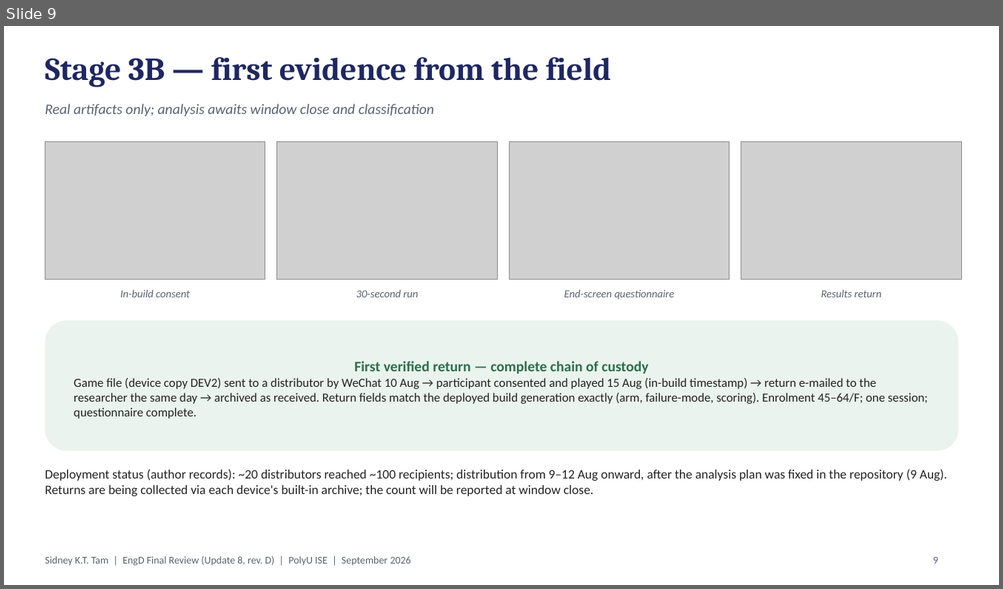
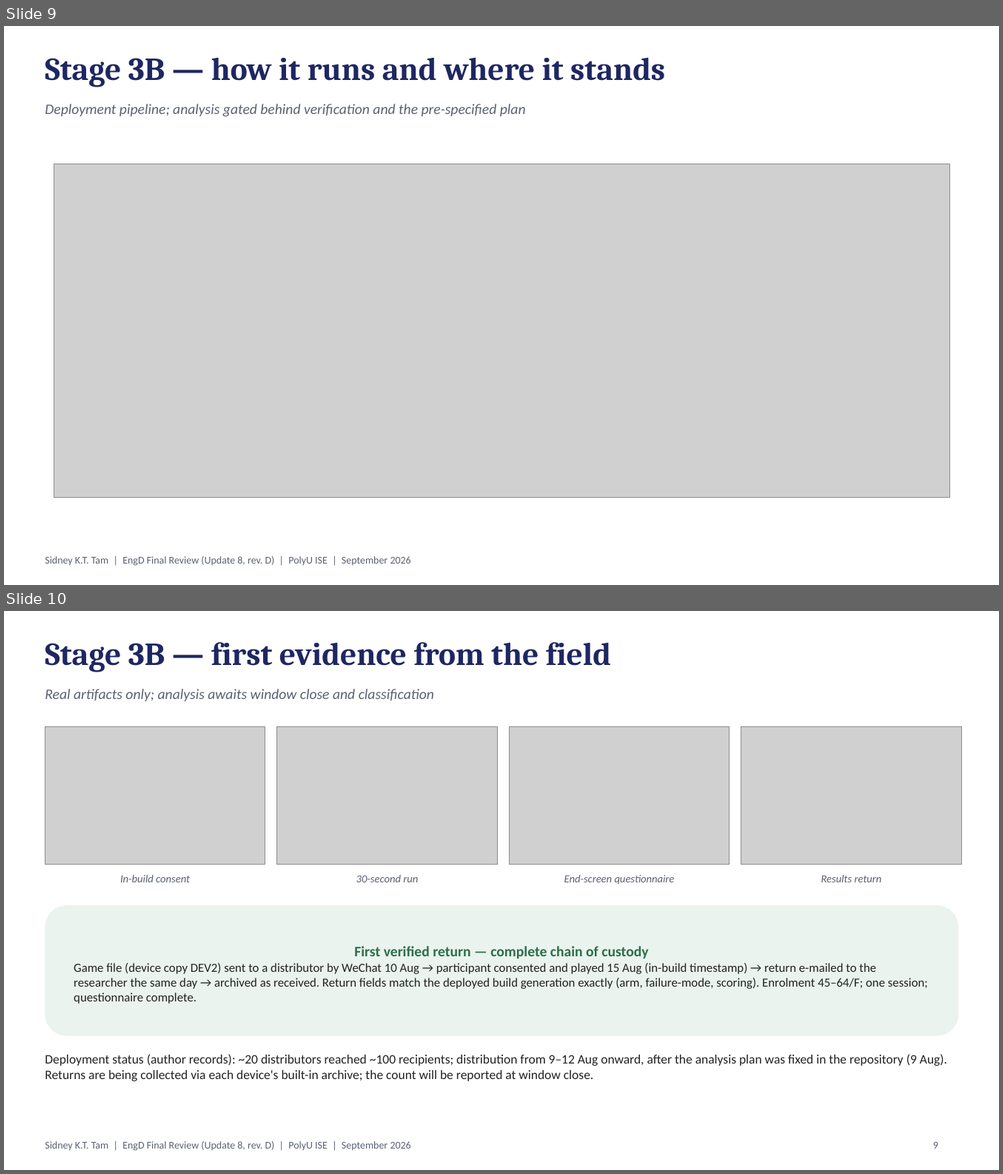
Before and after one commit to leicatam/gamification, a slide deck: docs/presentations/EngD_Update_8_Final_Review_September2026_revD.pptx. Shown one above the other, each under a label of ours: slide 9 before the commit, slides 9 and 10 after it. The pictures are 1003x589 and 1003x1174 pixels, drawn with LibreOffice and Linux fonts; fonts in the diff are those of the drawing; grey boxes stand for pictures; background and template pictures are left out. Boxes give left, top, right and bottom in pixels: in the first picture for what was removed or moved away, otherwise in the second. Text is boxed around its words. In the diff, an @@ line names an element or a change of style, - is before the commit and + after.

```diff
--- a/docs/presentations/EngD_Update_8_Final_Review_September2026_revD.pptx
+++ b/docs/presentations/EngD_Update_8_Final_Review_September2026_revD.pptx
@@ slide 9 added at bbox=[4, 26, 999, 585], background #FFFFFF @@
@@ text added at bbox=[45, 57, 665, 87], 31 pt, text #1E2761, bold @@
+Stage 3B — how it runs and where it stands
@@ text added at bbox=[45, 104, 526, 117], 14 pt, text #5A6172, italic @@
+Deployment pipeline; analysis gated behind verification and the pre-specified plan
@@ picture added at bbox=[54, 164, 949, 497] @@
@@ text added at bbox=[45, 557, 411, 566], 10 pt, text #5A6172 @@
+Sidney K.T. Tam | EngD Final Review (Update 8, rev. D) | PolyU ISE | September 2026
@@ what was slide 9 is now slide 10 @@
```
Also in this commit, not shown: 1 slide changed.
